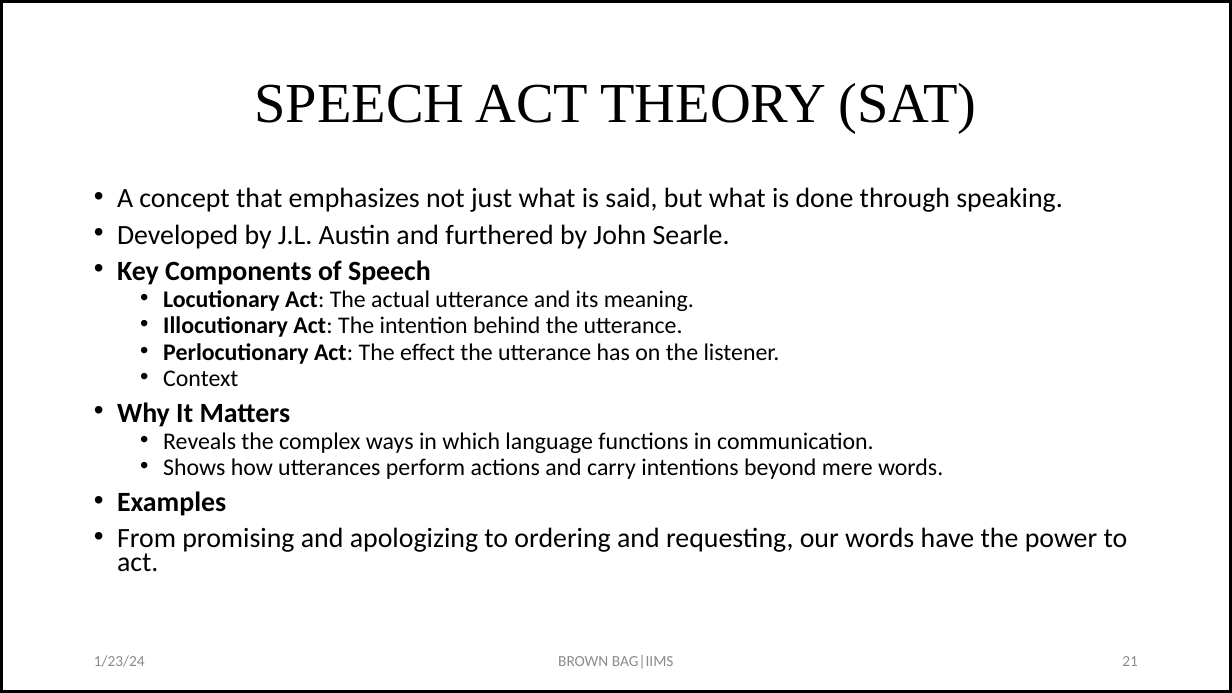
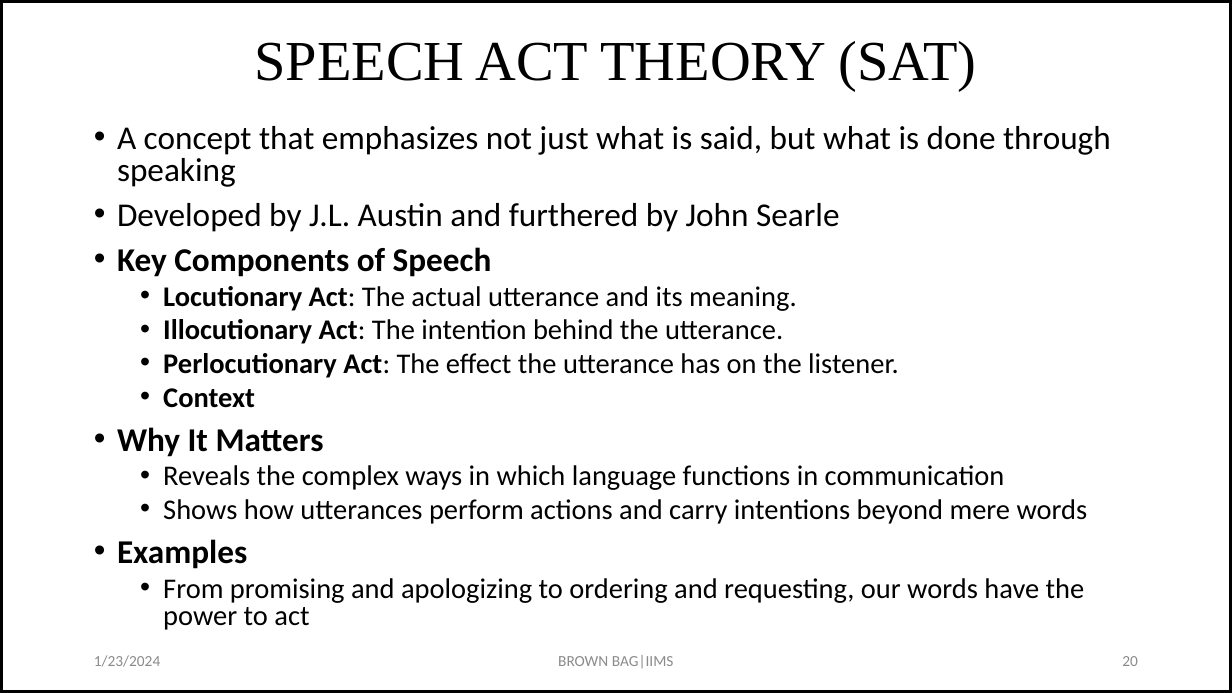
Before and after one commit to drkbhere/Retraction-Analysis, a slide deck: slide 20 of Brownbag-updated.pptx (slide 21 before the commit). Drawn at 1232x693 pixels with LibreOffice and Linux fonts; fonts in the diff are those of the drawing. Boxes give left, top, right and bottom in pixels: in the first picture for what was removed or moved away, otherwise in the second. Text is boxed around its words. In the diff, an @@ line names an element or a change of style, - is before the commit and + after.

```diff
--- a/Brownbag-updated.pptx
+++ b/Brownbag-updated.pptx
@@ title "SPEECH ACT THEORY (SAT)": place and size @@
-title "SPEECH ACT THEORY (SAT)" at [255,83,976,133]
+title "SPEECH ACT THEORY (SAT)" at [255,41,976,91]
@@ text "A concept that emphasizes not ...": place and size @@
-text "A concept that emphasizes not ..." at [117,187,1128,572]
+text "A concept that emphasizes not ..." at [117,126,1111,630]
@@ text at [117,126,1111,232]: text changed; size 21.7 to 25.9 pt @@
-• A concept that emphasizes not just what is said, but what is done through speaking.
-• Developed by J.L. Austin and furthered by John Searle.
+• A concept that emphasizes not just what is said, but what is done through speaking
+• Developed by J.L. Austin and furthered by John Searle
@@ text at [117,247,899,569]: size 21.7 to 25.9 pt in "Key Components of Speech", "Why It Matters", "Examples"; size 18.6 to 22.2 pt in "Locutionary Act: The actual utterance and its ...", "Illocutionary Act: The intention behind the utterance.", "Perlocutionary Act: The effect the utterance has ...", "Context"; bold on in "Context"; line spacing 0.7 to 0.8 @@
@@ text at [163,465,1088,524]: text changed; size 18.6 to 22.2 pt @@
-  • Reveals the complex ways in which language functions in communication.
-  • Shows how utterances perform actions and carry intentions beyond mere words.
+  • Reveals the complex ways in which language functions in communication
+  • Shows how utterances perform actions and carry intentions beyond mere words
@@ text at [163,578,1085,630]: text changed; size 21.7 to 22.2 pt @@
-• From promising and apologizing to ordering and requesting, our words have the power to act.
+  • From promising and apologizing to ordering and requesting, our words have the power to act
@@ text at [94,655,160,667]: text changed @@
-1/23/24
+1/23/2024
@@ page number at [1122,656,1138,666]: text changed @@
-21
+20
```
Also in this commit, not shown: 25 other slides changed, 1 slide added, 1 other file.
